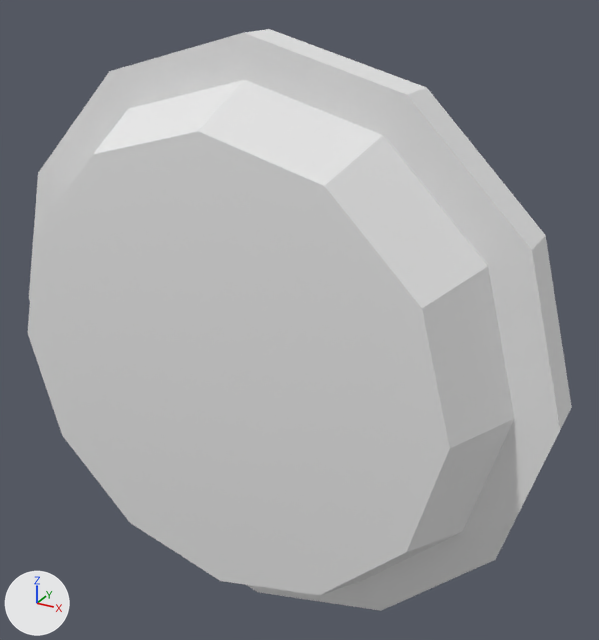
A saved change to the OBJ model Assets/models/powerup.obj.
Before and after are seen from a 50 mm camera at (4.33, -6.34, 7.21) aimed at (0.46, 0.69, 3.7). The axes (+X, +Y, +Z) are drawn at lower left. The lights are the same throughout. Where no turn or scale is listed for an object, it has been applied to the vertices.

Objects in the first picture: 'powerup'.
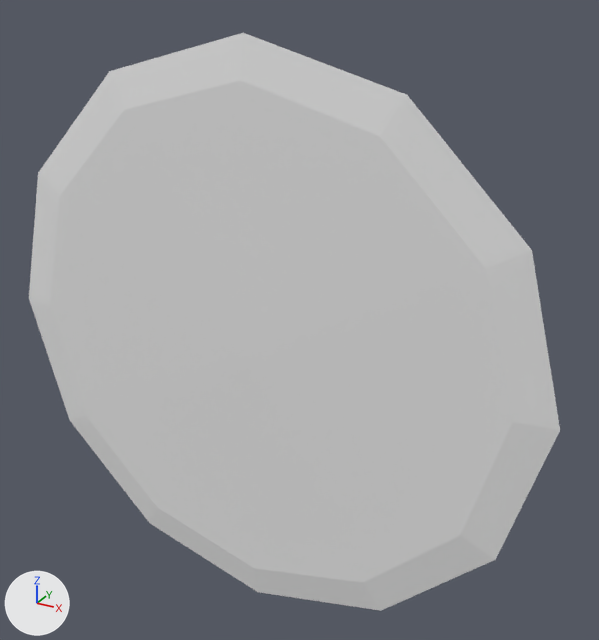
Pixel boxes (x1, y1, x2, y2) of what changed, in the pictures (599 x 640 px):
'powerup', reshaped: before (28, 29, 572, 611); after (29, 33, 560, 611)
part 1 of me_powerup, cut back: before (28, 80, 514, 595); after (90, 80, 513, 583)

The change in detail:
me_powerup is used by ob_powerup; location (0.0, 0.0, 0.0).
me_powerup had 50 vertices, 60 faces and spanned x -3.27..3.27, y -0.47..0.94, z 0.02..6.56.
me_powerup now has 38 vertices, 48 faces and spans x -3.27..3.27, y 0.37..0.94, z 0.02..6.56.
Part 1, on me_powerup:
13 vertices are removed from x -2.5..2.5, y -0.47..-0.31, z 0.79..5.79.
24 faces are deleted.
12 vertices in x -2.85..2.85, y 0.47, z 0.44..6.14 move by (0.0, -0.07, 0.0).
12 vertices move from x -3.27..3.27, y 0.94, z 0.02..6.56 to x -3.03..3.03, y 0.94, z 0.27..6.32.
1 vertex is added at (0.0, 0.37, 3.29).
12 new faces join them.
